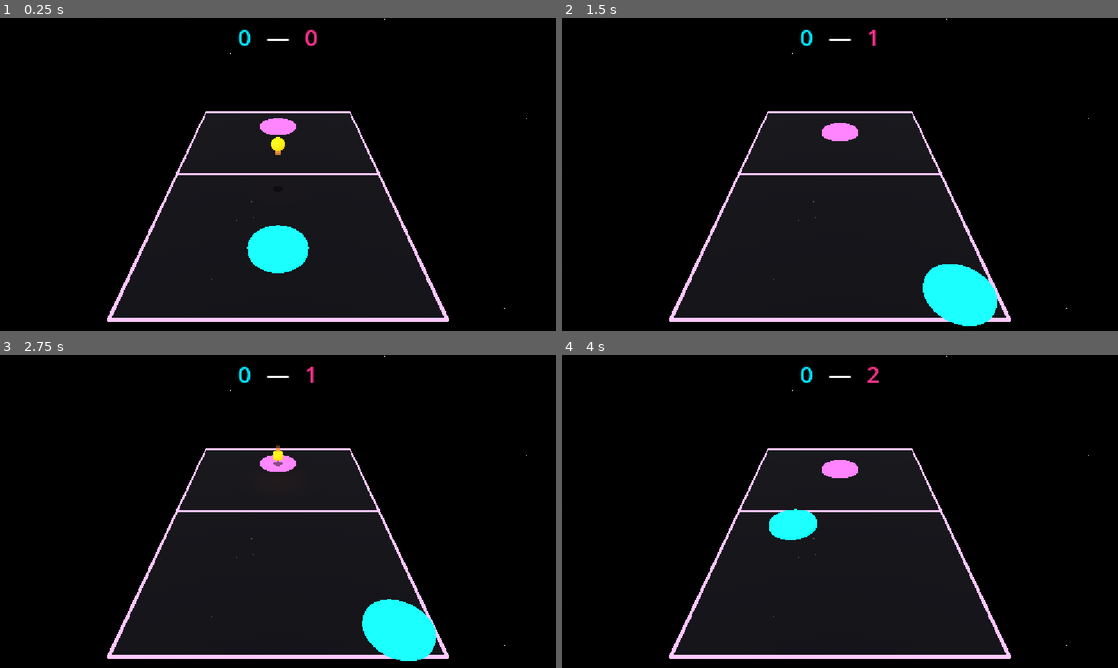
Above: before the commit, frames 1-4 (two rows, left to right).
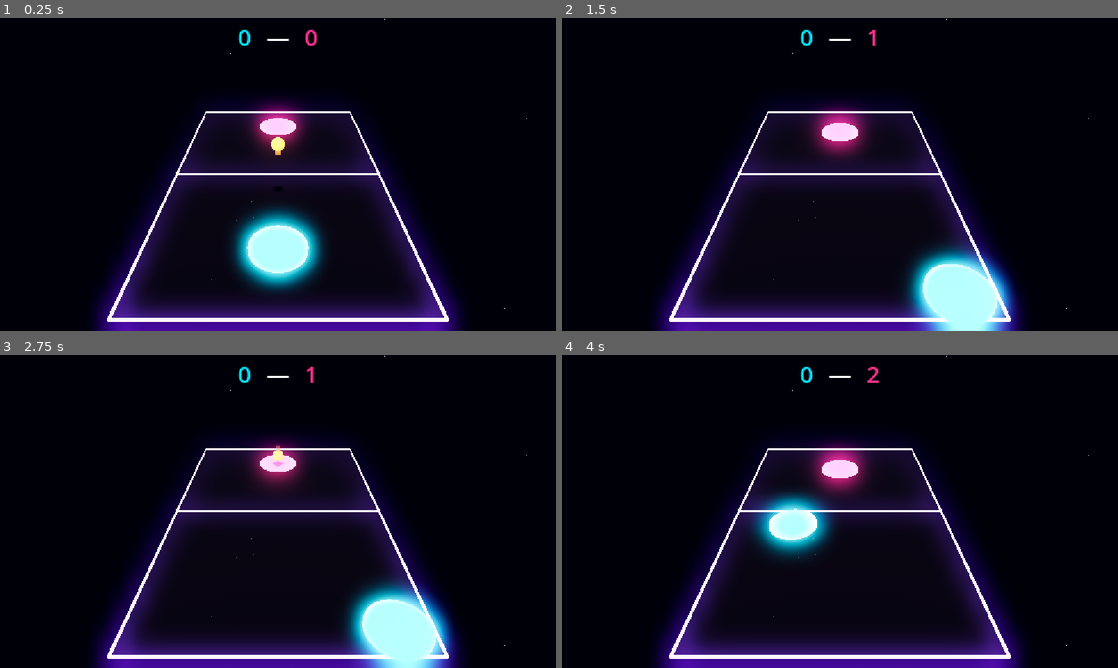
Above: after the commit, the same moments.

Repository: konserva93/galaxy-pong-2
Game: Godot game, scene res://scenes/Main.tscn
The game is run twice, just before and just after one commit, with the same random seed, the same clock (stepped at 60 frames per second) and the same inputs. Sound files missing from this copy of the repository are replaced by a short silence.
Inputs (mouse positions are in pixels of both pictures, inside the frame that each line leads up to):
- Up to frame 1 (0.25 s): no input
- Up to frame 2 (1.5 s): move the mouse to (962, 158) at 0.52 s; hold D (move_right) 0.53-1.28 s; click (962, 158) at 0.67 s; tap Enter at 1.25 s; move the mouse to (728, 190) at 1.27 s; hold S (move_back) from 1.28 s (still down)
- Up to frame 3 (2.75 s): move the mouse to (333, 442) at 2.02 s; release S (move_back) at 2.03 s; hold D (move_right) from 2.03 s (still down)
- Up to frame 4 (4 s): move the mouse to (812, 574) at 2.77 s; release D (move_right) at 2.78 s; hold W (move_forward) 2.78-3.53 s; click (812, 574) at 2.92 s; move the mouse to (1006, 558) at 3.52 s; hold A (move_left) from 3.53 s (still down)

The runs differ from the first frame. In frame 1, 19% of the frame differs, in the area x 16-95%, y 0-100%; in frame 2, 18%; in frame 3, 18%; in frame 4, 18%.

Commit message:
feat: glow/fog/tonemap postprocessing pass (task 6.4)
WorldEnvironment gains bloom (thresholded so it picks up the emissive
neon materials rather than everything bright), a light fog tinted to
match the skybox horizon, and ACES tonemapping for more contrast under
the glow. Values are a starting point per the project's usual balance
constants, final look to be tuned during playtest.

Diff:
--- a/scenes/Main.tscn
+++ b/scenes/Main.tscn
@@ -30,6 +30,15 @@
 ambient_light_source = 2
 ambient_light_color = Color(0.6, 0.6, 0.65, 1)
 ambient_light_energy = 0.6
+tonemap_mode = 3
+fog_enabled = true
+fog_light_color = Color(0.05, 0.02, 0.1, 1)
+fog_density = 0.01
+glow_enabled = true
+glow_intensity = 0.9
+glow_strength = 1.1
+glow_bloom = 0.15
+glow_hdr_threshold = 0.9
 
 [sub_resource type="StandardMaterial3D" id="StandardMaterial3D_star"]
 shading_mode = 0
--- /dev/null
+++ b/tests/postprocess_test.gd
@@ -0,0 +1,52 @@
+extends SceneTree
+
+## Регрессия для задачи 6.4 (постобработка): проверяет только то, что можно
+## проверить программно — glow/fog/tonemap реально включены в Environment, а
+## не просто есть значения "по умолчанию" (которые выглядели бы так же, как
+## без этой задачи). Итоговый баланс intensity/threshold/density -- по
+## ощущениям, решает пользователь при живом просмотре.
+##
+## Запуск: см. reference-godot-cli в памяти проекта.
+
+var _ok := true
+
+
+func _initialize() -> void:
+	call_deferred("_run")
+
+
+func _run() -> void:
+	var main_scene: PackedScene = load("res://scenes/Main.tscn")
+	var main: Node3D = main_scene.instantiate()
+	root.add_child(main)
+	await physics_frame
+
+	var world_env: WorldEnvironment = main.get_node("WorldEnvironment")
+	var env: Environment = world_env.environment
+
+	_check_glow(env)
+	_check_fog(env)
+	_check_tonemap(env)
+
+	print("RESULT: ", "PASS" if _ok else "FAIL")
+	quit(0 if _ok else 1)
+
+
+func _check_glow(env: Environment) -> void:
+	print("--- glow/bloom is enabled with non-zero intensity ---")
+	print("glow_enabled=%s glow_intensity=%.2f" % [env.glow_enabled, env.glow_intensity])
+	_ok = _ok and env.glow_enabled
+	_ok = _ok and env.glow_intensity > 0.0
+
+
+func _check_fog(env: Environment) -> void:
+	print("--- a light fog is enabled, not the default off state ---")
+	print("fog_enabled=%s fog_density=%.4f" % [env.fog_enabled, env.fog_density])
+	_ok = _ok and env.fog_enabled
+	_ok = _ok and env.fog_density > 0.0
+
+
+func _check_tonemap(env: Environment) -> void:
+	print("--- tonemap is set explicitly, not left at the flat default LINEAR ---")
+	print("tonemap_mode=%d (expect != %d, LINEAR)" % [env.tonemap_mode, Environment.TONE_MAPPER_LINEAR])
+	_ok = _ok and env.tonemap_mode != Environment.TONE_MAPPER_LINEAR
Not shown, added: tests/postprocess_test.gd.uid
Not shown, changed: docs/DevelopmentPlan.md
